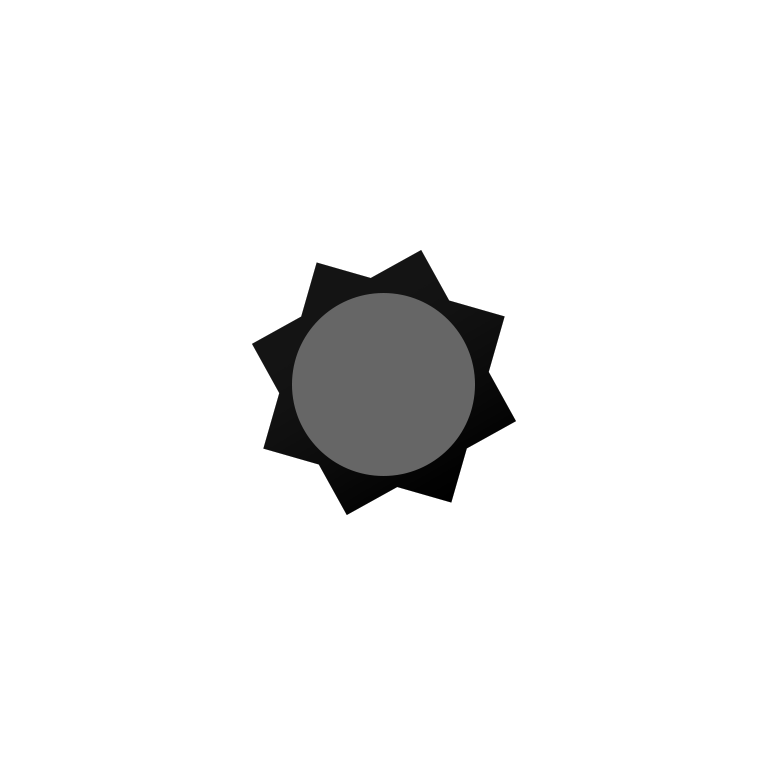
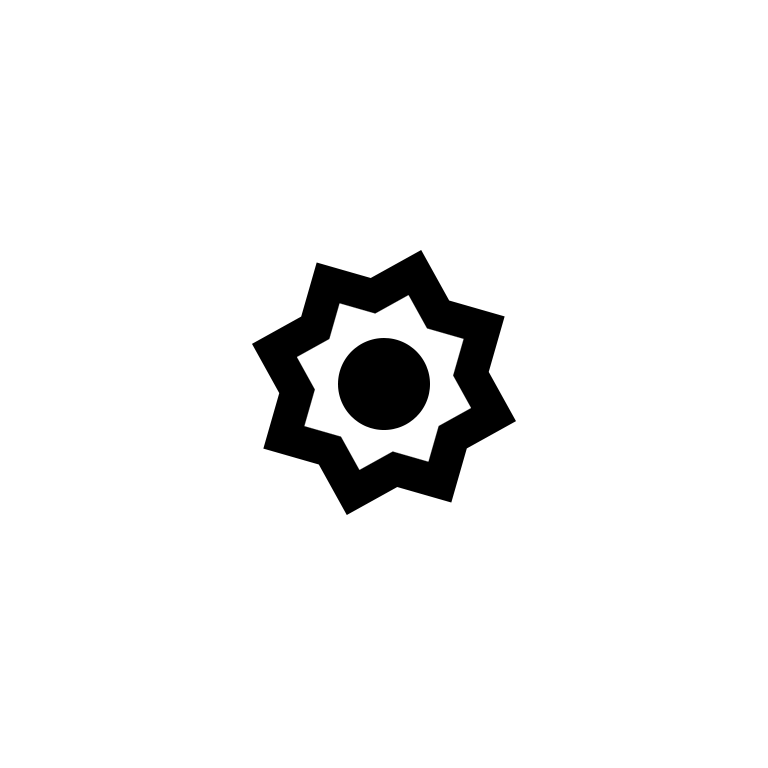
Comparing the layer stacks of the two 768 x 768 images. Changes:
removed layer "矩形 1 拷贝 5" over 252, 250, 516, 515
added layer "椭圆 1" above "矩形 1 拷贝 3" over 338, 338, 430, 430
"矩形 1 拷贝 3": opacity 60% → 100%, painted on it over 252, 250, 516, 515
